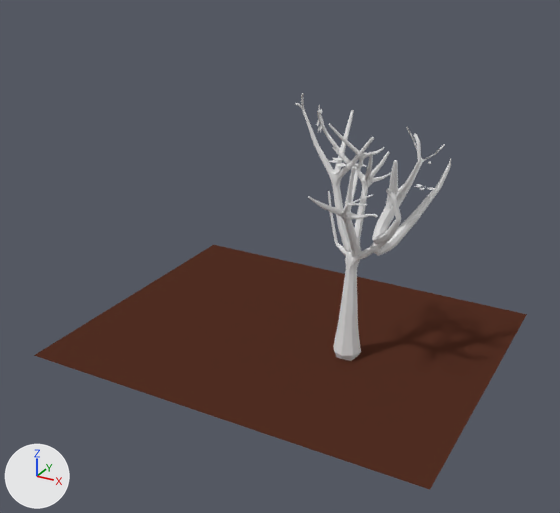
The Blender file Content/blender/Garten_und_Park/Baeume/BaumAnimation.blend: old version first, new version second.
Camera for both pictures: a camera (50 mm lens) standing at (4.34, -15.15, 9.18) and looking at (-3.69, -0.56, 1.89). Every picture has the same lights, and +X, +Y and +Z are marked at lower left.

The first picture shows 'Plane', 'leaf', 'tree'.
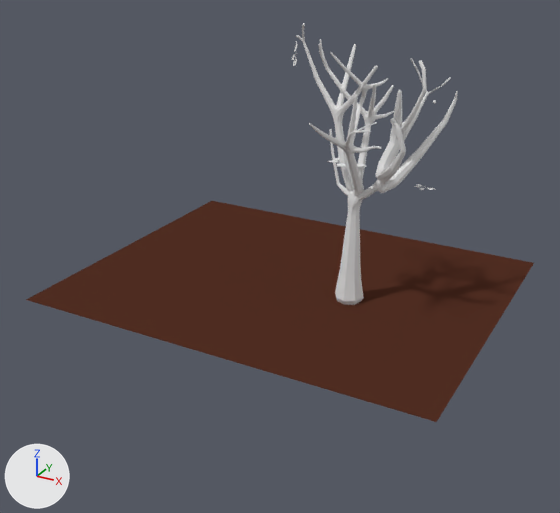
Changed parts and their boxes (x1, y1, x2, y2) in the pictures (560 x 513 px):
'Plane', moved
    before: (34, 245, 527, 489)
    after: (26, 201, 534, 422)
'tree', moved
    before: (296, 93, 451, 361)
    after: (296, 23, 458, 305)
'leaf', moved
    before: (316, 109, 322, 133)
    after: (292, 41, 297, 66)

Diff of the bpy script that builds the scene:
```diff
--- a/Content/blender/Garten_und_Park/Baeume/BaumAnimation.blend.py
+++ b/Content/blender/Garten_und_Park/Baeume/BaumAnimation.blend.py
@@ ob_plane @@
 ob_plane = bpy.data.objects.new('Plane', me_plane)
-ob_plane.location = (-3.71, 0.12, -0.52)
+ob_plane.location = (-3.71, 0.12, 0.98)
 ob_plane.scale = (4.96, 3.93, 1.0)
@@ ob_tree @@
 ob_tree = bpy.data.objects.new('tree', me_cube)
-ob_tree.location = (-2.07, -0.16, 0.48)
+ob_tree.location = (-2.07, -0.16, 1.92)
@@ ob_leaf @@
 ob_leaf = bpy.data.objects.new('leaf', me_cube_000)
-ob_leaf.location = (-2.98, 0.1, 5.04)
+ob_leaf.location = (-3.62, 0.1, 6.45)
 ob_leaf.rotation_euler = (3.488, -1.002, 2.01)  # degrees (200, -57, 115)
```
